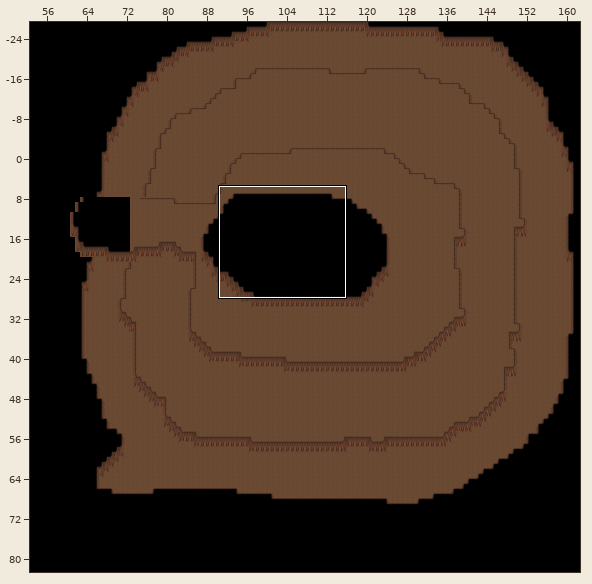
One commit to this Tiled map: tmwdata/maps/001-3.tmx. Above, an overview of the earlier version with the close-up marked.
Close-up. Before the edit:
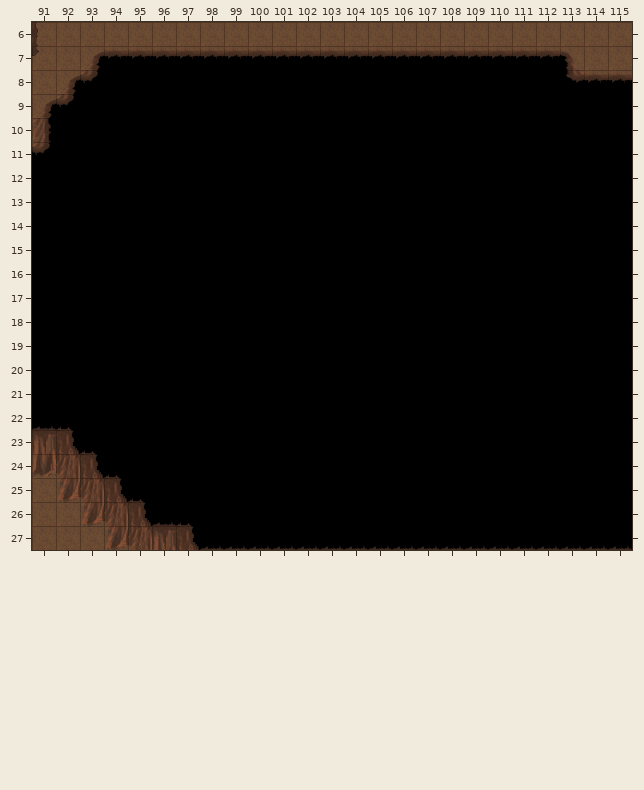
Cells are 32x32 px. Shown: x 91..115, y 6..27. The commit also changed other parts of the map, which this record leaves out. The old version is drawn lined up with the new one. Not drawn, because the pictures are missing: unchanged layer "set".
Now the later version:
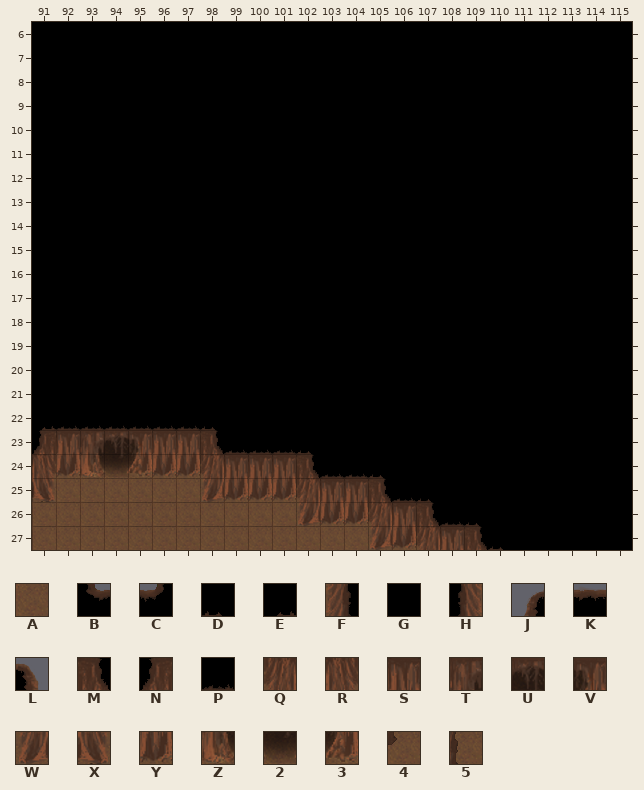
Key: from "cave": A 4, B 8, C 9, D 17, E 18, F 19, G 20, H 21, J 22, K 23, L 24, M 33, N 34, P 36, Q 49, R 50, S 52, T 61, U 62, V 63, W 65, X 66, Y 68, Z 77, 2 78, 3 79; from "cave_bilevel": 4 77, 5 100.
_ is an empty cell, # one hidden under a higher layer, . an unchanged one.
From old to new:
everything moved by +43,-50 cells (the old picture is shown already moved)
--- layer "Ground2" (removed)
@@ x 91..115 @@
- 6 .AAAAAAAAAAAAAAAAAAAAAAAA
- 7 .AAAAAAAAAAAAAAAAAAAAAAAA
- 8 AA.....................AA
- 9 A........................
+ 6 .________________________
+ 7 .________________________
+ 8 __.....................__
+ 9 _........................
@@ x 91..91 @@
-25 A
+25 _
--- layer "piso" (removed)
@@ x 91..91 @@
- 6 5
- 7 4
+ 6 _
+ 7 _
--- layer "Ground"
@@ x 91..115 @@
- 6 _________________________
- 7 _________________________
- 8 __F...................H__
- 9 _F.......................
-10 F........................
-11 F........................
+ 6 GGGGGGGGGGGGGGGGGGGGGGGGG
+ 7 GGGGGGGGGGGGGGGGGGGGGGGGG
+ 8 GGG...................GGG
+ 9 GG.......................
+10 G........................
+11 G........................
@@ x 91..115 @@
-22 PDGGGGGG.................
-23 SMDGGGGGGGGG.............
-24 YQMDGGGGGGGGGGG..........
-25 _WQMDGGGGGGGGGGGG........
-26 ..WQMPDGGGGGGGGGGGG......
-27 ...WQSMPPPPPPPPPPPPPPPPPP
+22 EPPPPPPD.................
+23 NS###SSMPPPD.............
+24 RY###YYQSSSMPPD..........
+25 XAAAAAAWYYYQSSMPD........
+26 ..AAAAAAAAAWYYQSMPD......
+27 ...AAAAAAAAAAAWYQSMDGGGGG
--- layer "Fringe"
@@ x 93..95 @@
-23 ___
-24 ___
+23 TUV
+24 Z23
--- layer "Over"
@@ x 91..115 @@
- 7 ..JKKKKKKKKKKKKKKKKKKKL..
- 8 .JC...................BKK
- 9 JC.......................
+ 7 .._____________________..
+ 8 .__...................___
+ 9 __.......................
@@ x 91..91 @@
-11 C
+11 _
